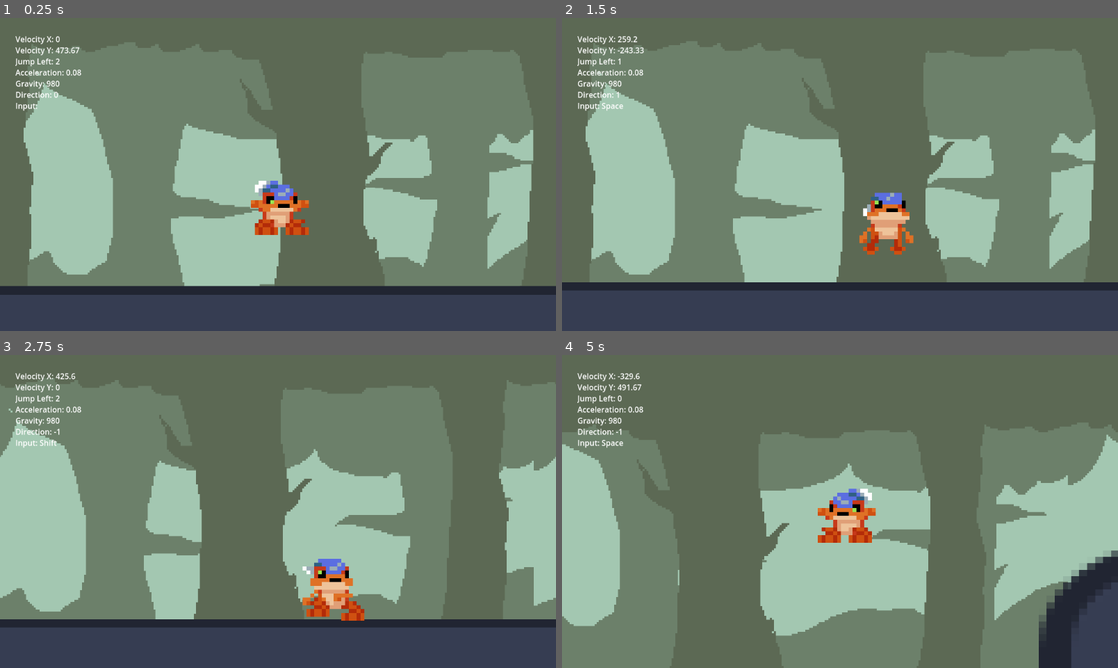
Above: before the commit, frames 1-4 (two rows, left to right).
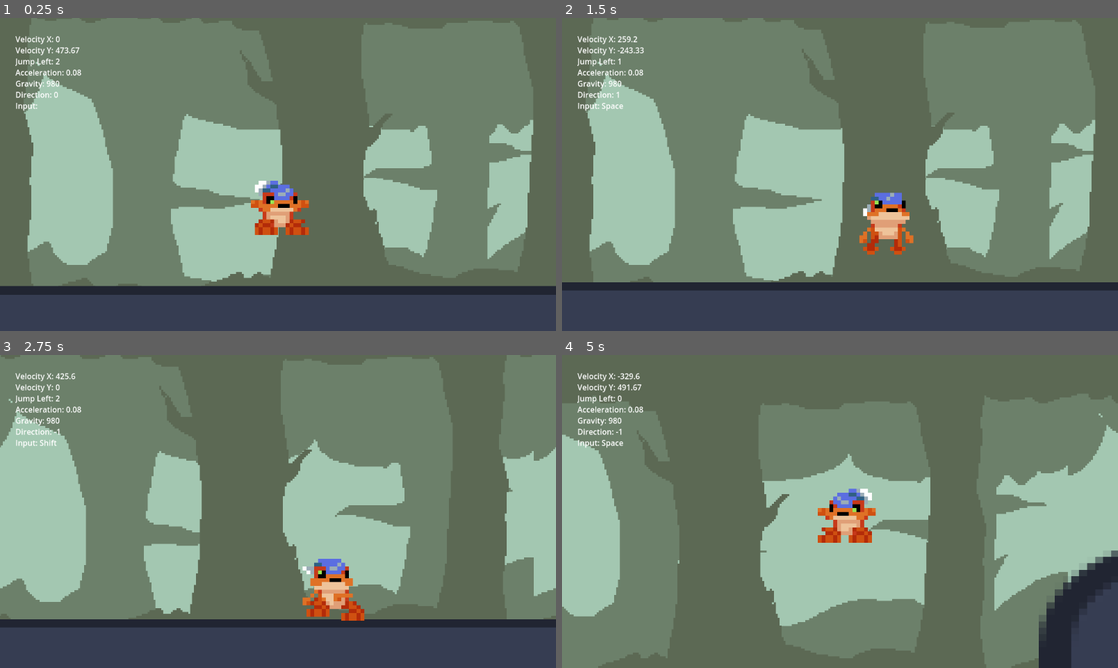
Above: after the commit, the same moments.

Repository: NxKuma/ISCS_Platformer
Game: Godot game, scene res://Scene/Main.tscn
Two runs of this game, one before a commit and one after it. Both use one fixed random seed, a clock stepped at 60 frames per second and the inputs below. The engine's default icon, where the game draws it, is replaced by a stand-in: a white triangle on a blue panel in a dark square.
Inputs:
- Up to frame 1 (0.25 s): no input
- Up to frame 2 (1.5 s): hold Shift (Run) 0.53-1.28 s; hold D (Right) from 0.53 s (still down); tap Space (Space) at 1.35 s
- Up to frame 3 (2.75 s): release D (Right) at 2.03 s; hold A (Left) from 2.03 s (still down); hold Shift (Run) from 2.03 s (still down)
- Up to frame 4 (5 s): release A (Left) at 2.78 s; release Shift (Run) at 2.78 s; hold D (Right) 2.78-4.28 s; tap Space (Space) at 2.85, 4.35 s; hold Shift (Run) 3.53-4.28 s; hold A (Left) from 4.28 s (still down)

The runs differ from the first frame. In frame 1, 6.5% of the frame differs, in the area x 4-96%, y 14-86%; in frame 2, 6.4%; in frame 3, 5.6%; in frame 4, 5.6%.

Commit message:
Update ParallaxLayer.tscn

Diff:
--- a/Scene/ParallaxLayer.tscn
+++ b/Scene/ParallaxLayer.tscn
@@ -16,7 +16,7 @@
 layer = -100
 
 [node name="ParallaxBackground" type="ParallaxBackground" parent="."]
-scroll_base_offset = Vector2(0, -400)
+scroll_base_offset = Vector2(0, -500)
 scroll_base_scale = Vector2(0.5, 0.5)
 scroll_ignore_camera_zoom = true
 
